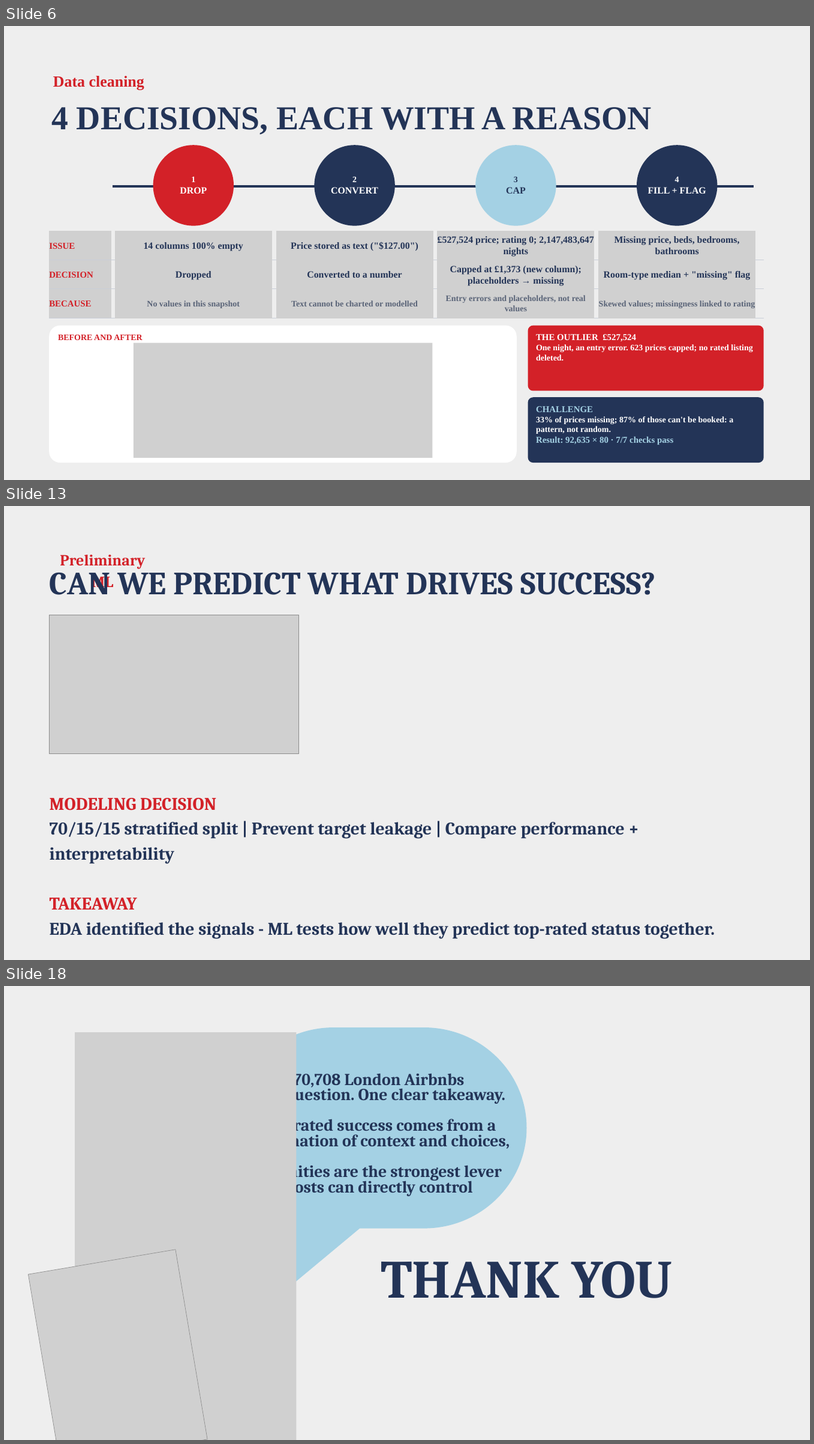
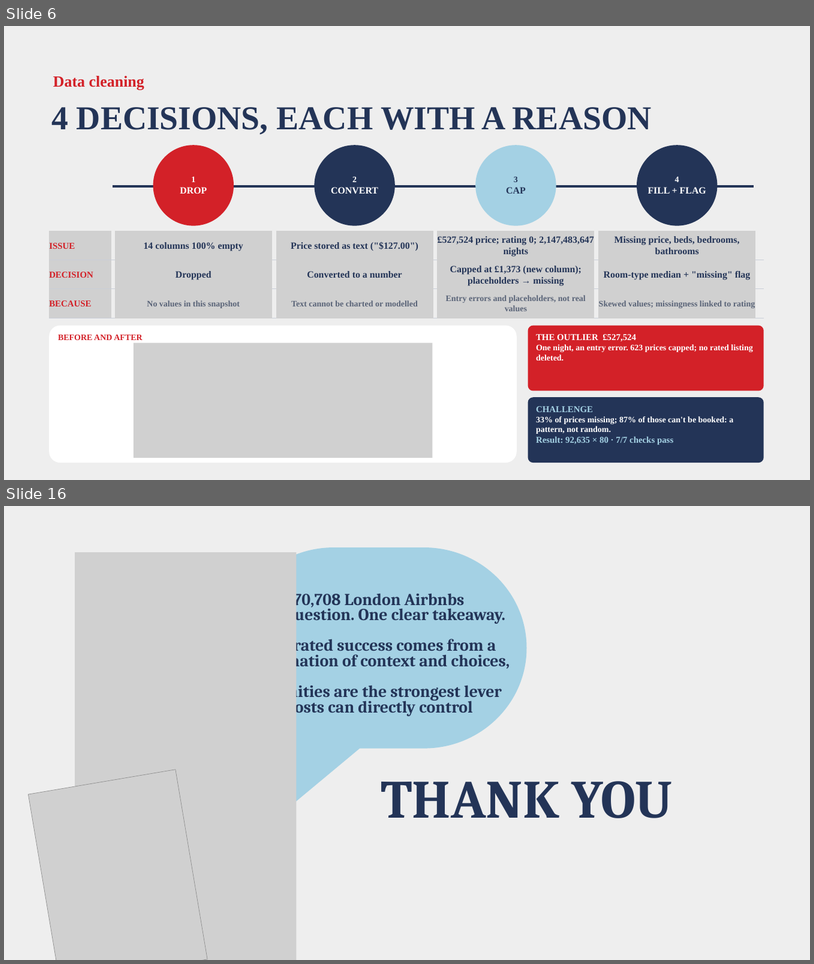
Before and after one commit to varunavy/data230-london-airbnb, a slide deck: PPT/london Airbnb.pptx. Shown one above the other, each under a label of ours: slides 6, 13 and 18 before the commit, slides 6 and 16 after it; the slides between them are not shown. The pictures are 814x1444 and 814x964 pixels, drawn with LibreOffice and Linux fonts; fonts in the diff are those of the drawing; grey boxes stand for pictures. Boxes give left, top, right and bottom in pixels: in the first picture for what was removed or moved away, otherwise in the second. Text is boxed around its words. In the diff, an @@ line names an element or a change of style, - is before the commit and + after.

```diff
--- a/PPT/london Airbnb.pptx
+++ b/PPT/london Airbnb.pptx
@@ slide 13 removed at <box>4,506,810,960</box>, background #EEEEEE @@
@@ text removed at <box>60,555,145,591</box> @@
-Preliminary ML
@@ text removed at <box>50,565,656,595</box> @@
-CAN WE PREDICT WHAT DRIVES SUCCESS?
@@ picture removed at <box>49,615,299,754</box> @@
@@ text removed at <box>50,798,715,939</box> @@
-MODELING DECISION
-70/15/15 stratified split | Prevent target leakage | Compare performance + interpretability
-TAKEAWAY
-EDA identified the signals - ML tests how well they predict top-rated status together.
@@ what was slide 18 is now slide 16 @@
```
Also in this commit, not shown: 5 slides changed, 1 slide added, 2 other slides removed, 1 other file.
